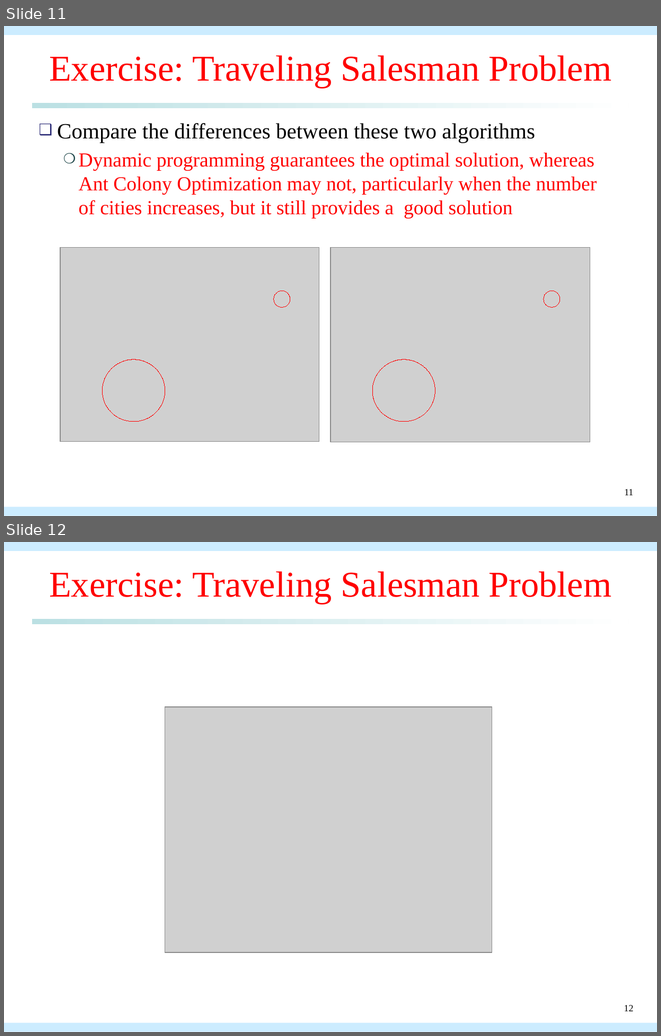
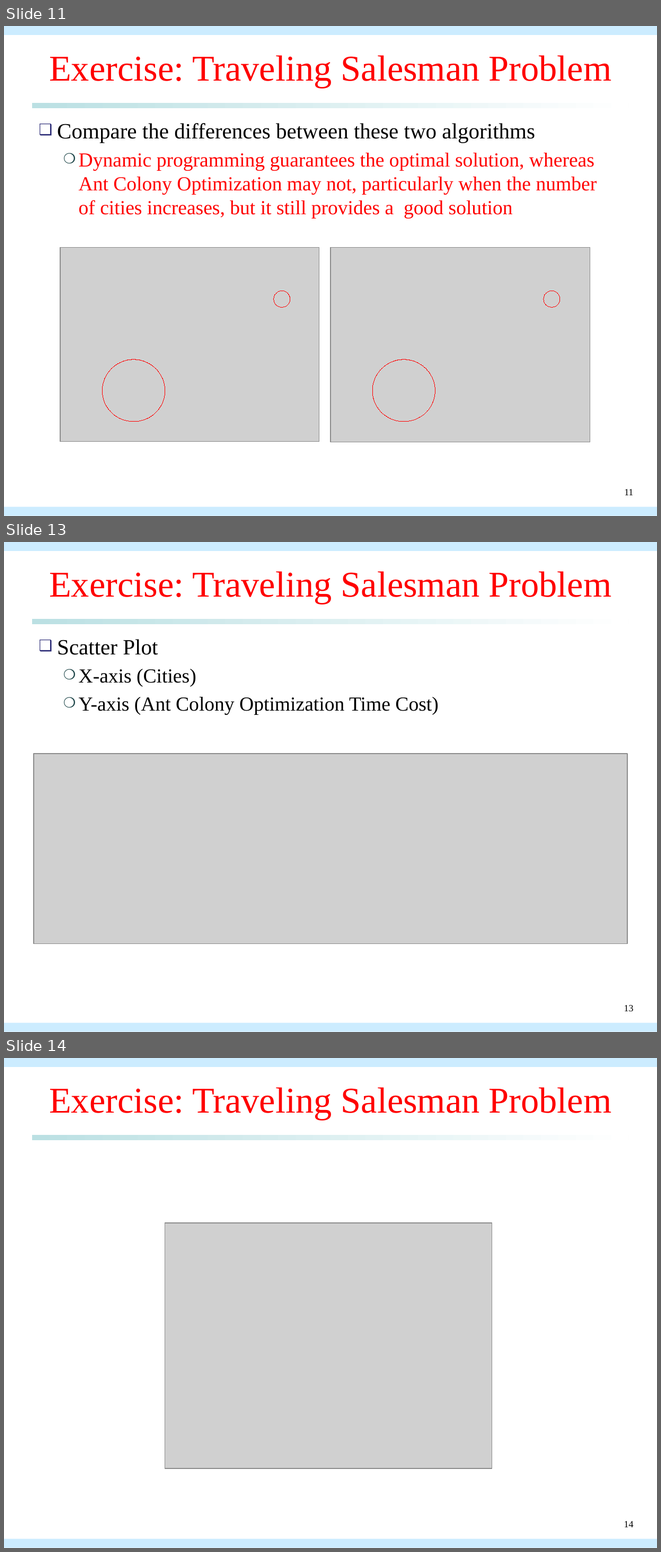
Before and after one commit to qwe8496516/AI_course, a slide deck: AI_presentation/aco_presentation_solution.pptx. Shown one above the other, each under a label of ours: slides 11 and 12 before the commit, slides 11, 13 and 14 after it; the slides between them are not shown. The pictures are 661x1036 and 661x1552 pixels, drawn with LibreOffice and Linux fonts; fonts in the diff are those of the drawing; grey boxes stand for pictures. Boxes give left, top, right and bottom in pixels: in the first picture for what was removed or moved away, otherwise in the second. Text is boxed around its words. In the diff, an @@ line names an element or a change of style, - is before the commit and + after.

```diff
--- a/AI_presentation/aco_presentation_solution.pptx
+++ b/AI_presentation/aco_presentation_solution.pptx
@@ slide 13 added at (4,542,657,1032), background #FFFFFF; not listed: 3 template elements that a slide beside it also shows @@
@@ title added at (49,571,612,604), 40 pt, text #FF0000 @@
+Exercise: Traveling Salesman Problem
@@ text added at (57,639,438,715), 22 pt, text #000000 @@
+❑ Scatter Plot
+  ❍ X-axis (Cities)
+  ❍ Y-axis (Ant Colony Optimization Time Cost)
@@ picture added at (33,753,627,944) @@
@@ page number added at (624,1005,634,1011), 10.5 pt, text #000000 @@
+13
@@ what was slide 12 is now slide 14 @@
@@ page number at (624,1521,634,1527): text changed @@
-12
+14
```
Also in this commit, not shown: 1 slide changed, 1 other slide added, 3 other files.
